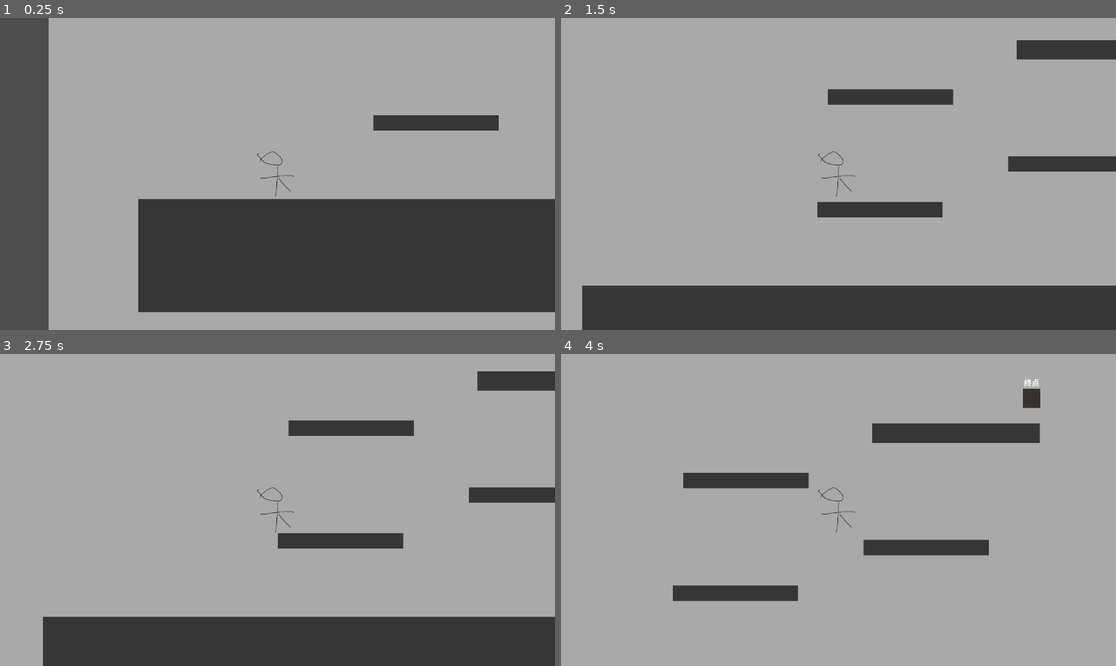
Above: before the commit, frames 1-4 (two rows, left to right).
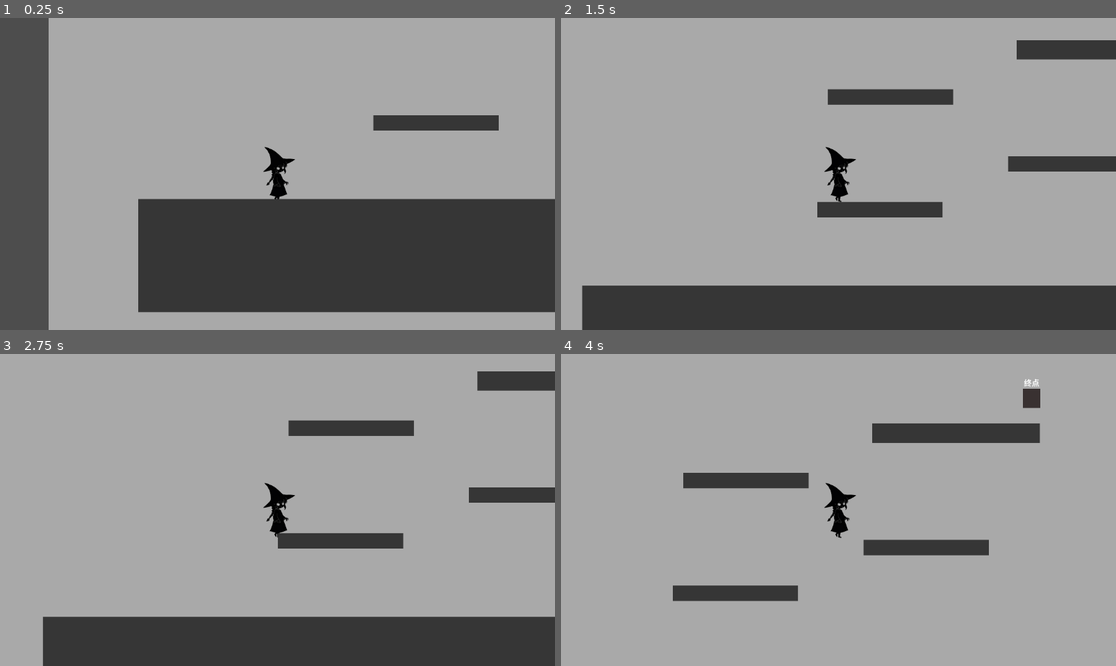
Above: after the commit, the same moments.

Repository: Changgeer123/gotoup
Game: Godot game, scene res://场景/主场景.tscn
The game is run twice, just before and just after one commit, with the same random seed, the same clock (stepped at 60 frames per second) and the same inputs.
Inputs:
- Up to frame 1 (0.25 s): no input
- Up to frame 2 (1.5 s): hold Right (ui_right) from 0.53 s (still down); tap Up (ui_up) at 0.77 s
- Up to frame 3 (2.75 s): tap Up (ui_up) at 1.52 s; release Right (ui_right) at 2.03 s; hold Left (ui_left) from 2.03 s (still down)
- Up to frame 4 (4 s): release Left (ui_left) at 2.78 s; hold Right (ui_right) from 2.78 s (still down); tap Up (ui_up) at 3.02, 3.77 s

The runs differ from the first frame. In frame 1, 0.4% of the frame differs, in the area x 46-54%, y 41-59%; in frame 2, 0.5%, in the area x 46-54%, y 41-60%; in frame 3, 0.4%; in frame 4, 0.5%.

Commit message:
人物idle动画

Diff:
--- a/project.godot
+++ b/project.godot
@@ -16,4 +16,5 @@
 
 [rendering]
 
+textures/canvas_textures/default_texture_filter=0
 renderer/rendering_method="mobile"
--- a/场景/角色/角色.tscn
+++ b/场景/角色/角色.tscn
@@ -1,19 +1,90 @@
-[gd_scene load_steps=4 format=3 uid="uid://dpmocvs577iud"]
+[gd_scene load_steps=14 format=3 uid="uid://dpmocvs577iud"]
 
 [ext_resource type="Script" uid="uid://csdusxiudd6vd" path="res://脚本/角色.gd" id="1_novfl"]
-[ext_resource type="Texture2D" uid="uid://chvy5uekkganx" path="res://美术/人物.png" id="1_umjw2"]
+[ext_resource type="Texture2D" uid="uid://cjq2g5d316x4s" path="res://美术/Back.png" id="2_jkm2i"]
+[ext_resource type="Texture2D" uid="uid://b45vwrntisqua" path="res://美术/framesheet-1760888906368.png" id="3_q8m4n"]
 
 [sub_resource type="RectangleShape2D" id="RectangleShape2D_umjw2"]
 size = Vector2(72, 96)
+
+[sub_resource type="AtlasTexture" id="AtlasTexture_wtab7"]
+atlas = ExtResource("3_q8m4n")
+region = Rect2(0, 0, 128, 128)
+
+[sub_resource type="AtlasTexture" id="AtlasTexture_pfa8y"]
+atlas = ExtResource("3_q8m4n")
+region = Rect2(128, 0, 128, 128)
+
+[sub_resource type="AtlasTexture" id="AtlasTexture_5sfq8"]
+atlas = ExtResource("3_q8m4n")
+region = Rect2(256, 0, 128, 128)
+
+[sub_resource type="AtlasTexture" id="AtlasTexture_80b7t"]
+atlas = ExtResource("3_q8m4n")
+region = Rect2(384, 0, 128, 128)
+
+[sub_resource type="AtlasTexture" id="AtlasTexture_udvjx"]
+atlas = ExtResource("3_q8m4n")
+region = Rect2(512, 0, 128, 128)
+
+[sub_resource type="AtlasTexture" id="AtlasTexture_scsyc"]
+atlas = ExtResource("3_q8m4n")
+region = Rect2(640, 0, 128, 128)
+
+[sub_resource type="AtlasTexture" id="AtlasTexture_368gk"]
+atlas = ExtResource("3_q8m4n")
+region = Rect2(768, 0, 128, 128)
+
+[sub_resource type="AtlasTexture" id="AtlasTexture_xc4vs"]
+atlas = ExtResource("3_q8m4n")
+region = Rect2(896, 0, 128, 128)
+
+[sub_resource type="SpriteFrames" id="SpriteFrames_iwfpe"]
+animations = [{
+"frames": [{
+"duration": 1.0,
+"texture": SubResource("AtlasTexture_wtab7")
+}, {
+"duration": 1.0,
+"texture": SubResource("AtlasTexture_pfa8y")
+}, {
+"duration": 1.0,
+"texture": SubResource("AtlasTexture_5sfq8")
+}, {
+"duration": 1.0,
+"texture": SubResource("AtlasTexture_80b7t")
+}, {
+"duration": 1.0,
+"texture": SubResource("AtlasTexture_udvjx")
+}, {
+"duration": 1.0,
+"texture": SubResource("AtlasTexture_scsyc")
+}, {
+"duration": 1.0,
+"texture": SubResource("AtlasTexture_368gk")
+}, {
+"duration": 1.0,
+"texture": SubResource("AtlasTexture_xc4vs")
+}],
+"loop": true,
+"name": &"default",
+"speed": 5.0
+}]
 
 [node name="角色" type="CharacterBody2D"]
 script = ExtResource("1_novfl")
 
 [node name="人物" type="Sprite2D" parent="."]
-scale = Vector2(0.47921664, 0.47921664)
-texture = ExtResource("1_umjw2")
+visible = false
+scale = Vector2(0.2, 0.2)
+texture = ExtResource("2_jkm2i")
 
 [node name="CollisionShape2D" type="CollisionShape2D" parent="."]
 shape = SubResource("RectangleShape2D_umjw2")
 
 [node name="Camera2D" type="Camera2D" parent="."]
+
+[node name="AnimatedSprite2D" type="AnimatedSprite2D" parent="."]
+sprite_frames = SubResource("SpriteFrames_iwfpe")
+frame = 4
+frame_progress = 0.27679813
Binary file added: 美术/Back.png
Not shown, added: 美术/Back.png.import
Binary file added: 美术/framesheet-1760888906368.png
Not shown, added: 美术/framesheet-1760888906368.png.import
